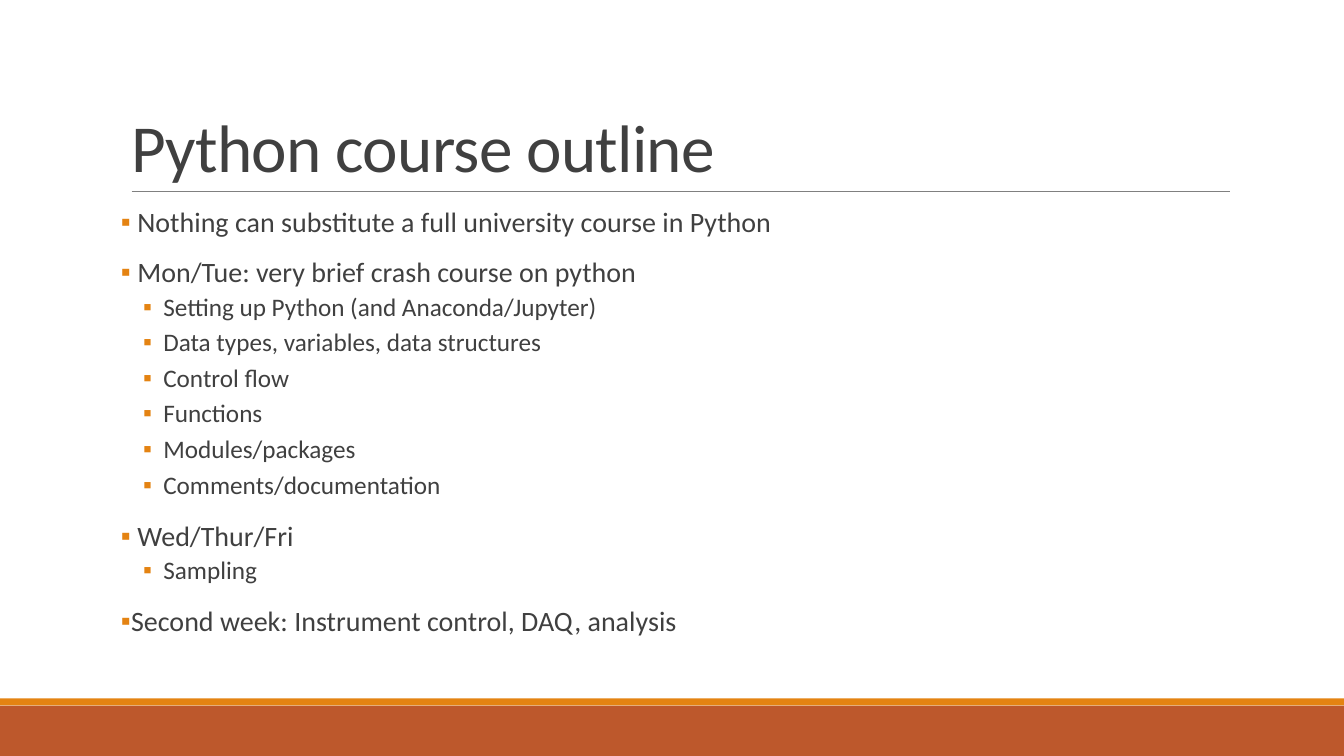
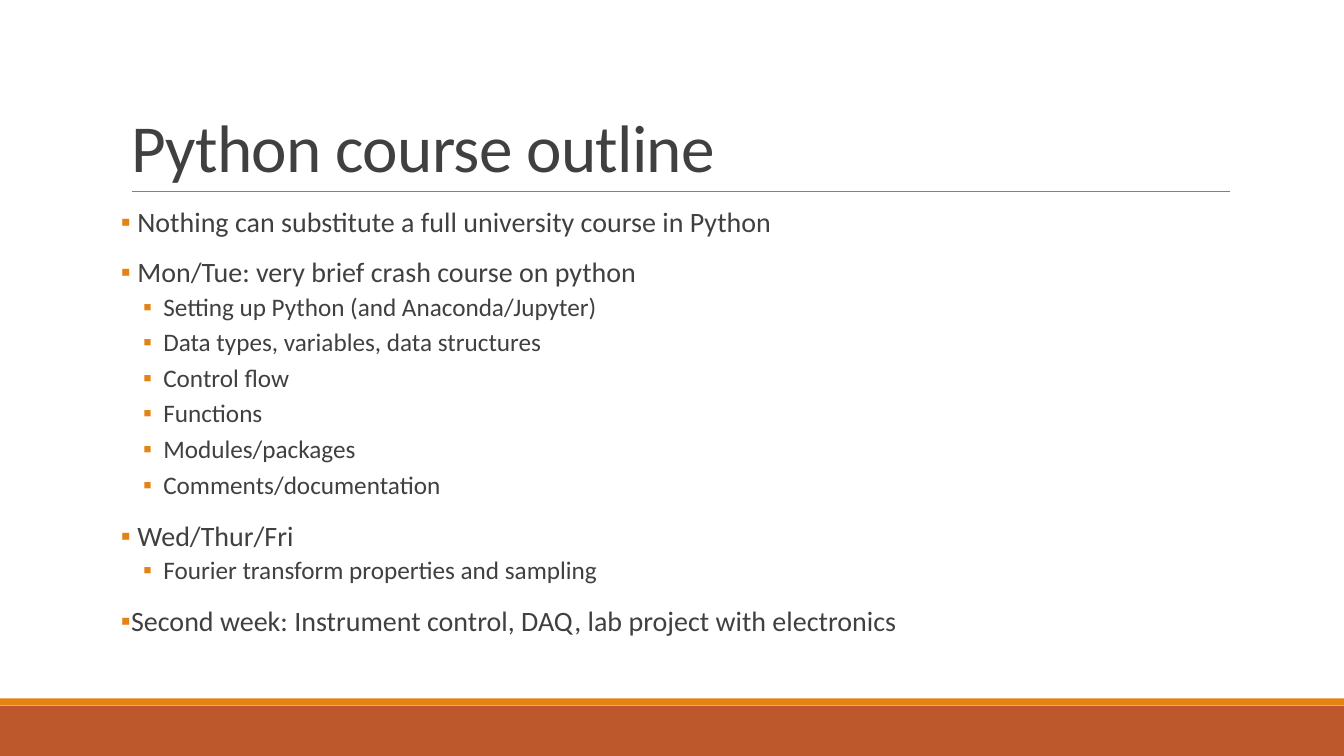
Before and after one commit to loganfoote/sagi, a slide deck: slide 3 of lessons/instrument_control/lesson1/lesson1.pptx. Drawn at 1344x756 pixels with LibreOffice and Linux fonts; fonts in the diff are those of the drawing. Boxes give left, top, right and bottom in pixels: in the first picture for what was removed or moved away, otherwise in the second. Text is boxed around its words. In the diff, an @@ line names an element or a change of style, - is before the commit and + after.

```diff
--- a/lessons/instrument_control/lesson1/lesson1.pptx
+++ b/lessons/instrument_control/lesson1/lesson1.pptx
@@ text at <box>131,561,896,636</box>: text changed @@
-  ▪ Sampling
-▪ Second week: Instrument control, DAQ, analysis
+  ▪ Fourier transform properties and sampling
+▪ Second week: Instrument control, DAQ, lab project with electronics
```
Also in this commit, not shown: 3 other slides changed, 9 other files.
